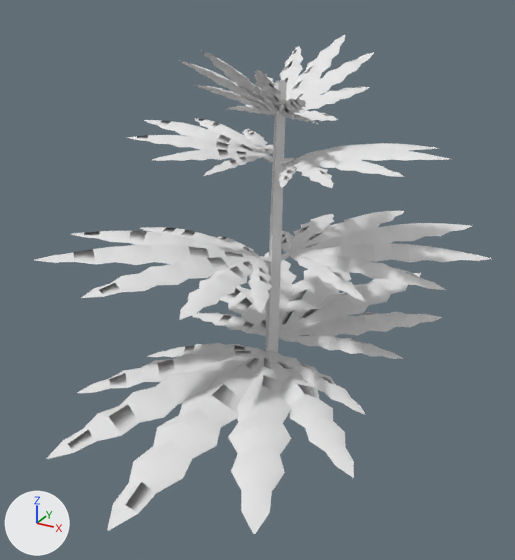
One commit to the OBJ model src/main/resources/assets/stonedew/models/block/plants/plant_1_3_0.obj: the scene before it, then after it.
Both versions are drawn from a 50 mm lens placed at (0.931, -1.323, 0.592), pointed at (0.499, -0.538, 0.199). Arrows for +X, +Y and +Z are at lower left; the lights stay in place. The older version comes first. Where no turn or scale is listed for an object, it has been applied to the vertices.

Objects in the first picture: 'model'.
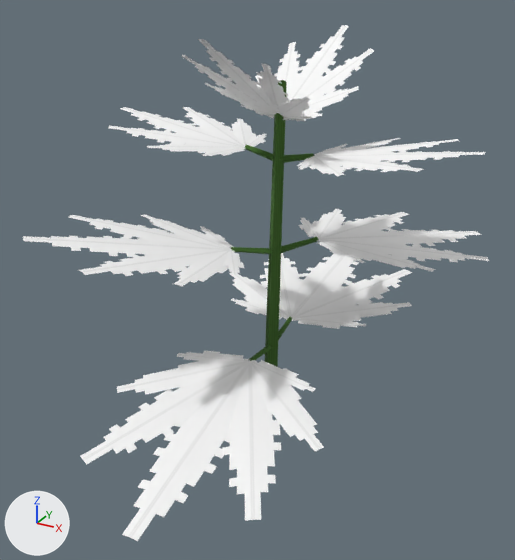
Location of each change, [x1, y1, x2, y2] in pixels of the pictures (515 x 560 px; the box of a moved part takes in the faces that stretch with it):
'model', surface changed, reshaped: before [34, 35, 491, 534]; after [23, 25, 489, 541]
part 1 of me_model, rebuilt (27% narrower, 29% shorter): before [192, 252, 442, 359]; after [229, 253, 412, 329]
part 2 of me_model, rebuilt (9% narrower, 30% shorter): before [281, 211, 491, 302]; after [299, 209, 489, 272]
part 3 of me_model, rebuilt (9% wider, 15% shorter): before [278, 143, 450, 188]; after [297, 138, 485, 176]
part 4 of me_model, rebuilt (24% narrower): before [46, 343, 366, 534]; after [80, 351, 324, 541]
part 5 of me_model, rebuilt (7% narrower, 20% shorter): before [34, 227, 272, 319]; after [23, 214, 244, 287]
part 6 of me_model, rebuilt (8% wider, 15% shorter): before [126, 118, 273, 176]; after [108, 107, 267, 156]
part 7 of me_model, deleted: before [281, 252, 290, 261]
part 8 of me_model, deleted: before [259, 256, 271, 263]
part 9 of me_model, moved or reshaped: before [179, 35, 374, 165]; after [182, 25, 374, 163]
part 10 of me_model, moved or reshaped: before [264, 337, 279, 351]; after [250, 317, 292, 361]
part 11 of me_model, added (green): after [231, 237, 318, 254]

The edits, one by one:
Picture 'leaf_surface' (img_leaf_surface) is new.
Picture 'plant_stem' (img_plant_stem) is new.
In material 'stem' (mat_stem), base_color is no longer (0.8, 0.8, 0.8), white #e7e7e7.
In material 'stem' (mat_stem), texture is now set to img_plant_stem.
In material 'leaf_old' (mat_leaf_old), base_color is no longer (0.8, 0.8, 0.8), white #e7e7e7.
In material 'leaf_old' (mat_leaf_old), texture is now set to img_leaf_surface.
In material 'leaf_old_shade' (mat_leaf_old_shade), base_color is no longer (0.8, 0.8, 0.8), white #e7e7e7.
In material 'leaf_old_shade' (mat_leaf_old_shade), texture is now set to img_leaf_surface.
In material 'leaf' (mat_leaf), base_color is no longer (0.8, 0.8, 0.8), white #e7e7e7.
In material 'leaf' (mat_leaf), texture is now set to img_leaf_surface.
In material 'leaf_shade' (mat_leaf_shade), base_color is no longer (0.8, 0.8, 0.8), white #e7e7e7.
In material 'leaf_shade' (mat_leaf_shade), texture is now set to img_leaf_surface.
me_model is used by ob_model.
me_model had 2189 vertices, 1372 faces and spanned x 0.252..0.776, y -0.898..-0.099, z -0.001..0.511.
me_model now has 3061 vertices, 1228 faces and spans x 0.258..0.777, y -0.866..-0.112, z -0.001..0.522.
me_model part 1: the loose piece of 267 vertices spanning x 0.28..0.696, y -0.491..-0.099, z 0.064..0.117 is rebuilt with 376 vertices and now spans x 0.328..0.652, y -0.442..-0.112, z 0.091..0.103.
me_model part 2: the loose piece of 267 vertices spanning x 0.451..0.776, y -0.56..-0.239, z 0.212..0.252 is rebuilt with 376 vertices and now spans x 0.495..0.774, y -0.52..-0.243, z 0.221..0.247.
me_model part 3: the loose piece of 267 vertices spanning x 0.544..0.742, y -0.634..-0.42, z 0.361..0.397 is rebuilt with 376 vertices and now spans x 0.567..0.777, y -0.631..-0.423, z 0.376..0.405.
me_model part 4: the loose piece of 267 vertices spanning x 0.315..0.712, y -0.898..-0.524, z 0.06..0.099 is rebuilt with 376 vertices and now spans x 0.362..0.664, y -0.866..-0.568, z 0.023..0.095.
me_model part 5: the loose piece of 267 vertices spanning x 0.252..0.568, y -0.783..-0.468, z 0.216..0.268 is rebuilt with 376 vertices and now spans x 0.258..0.528, y -0.779..-0.509, z 0.245..0.291.
me_model part 6: the loose piece of 267 vertices spanning x 0.305..0.505, y -0.631..-0.414, z 0.361..0.398 is rebuilt with 376 vertices and now spans x 0.268..0.482, y -0.629..-0.416, z 0.376..0.409.
me_model part 7: the loose piece of 8 vertices spanning x 0.512..0.531, y -0.521..-0.499, z 0.219..0.233 is deleted.
me_model part 8: the loose piece of 8 vertices spanning x 0.498..0.518, y -0.536..-0.514, z 0.219..0.233 is deleted.
me_model part 9: 2 vertices moved within x 0.506..0.55, y -0.629..-0.44, z 0.497; 544 vertices removed from x 0.429..0.627, y -0.66..-0.408, z 0.358..0.511; 762 vertices added at x 0.438..0.619, y -0.661..-0.407, z 0.363..0.522.
me_model part 10: 16 vertices removed from x 0.5..0.51, y -0.529..-0.484, z 0.074..0.088; 16 vertices added at x 0.497..0.512, y -0.577..-0.431, z 0.079..0.097.
me_model part 11: 16 vertices added at x 0.471..0.559, y -0.565..-0.469, z 0.233..0.251.
